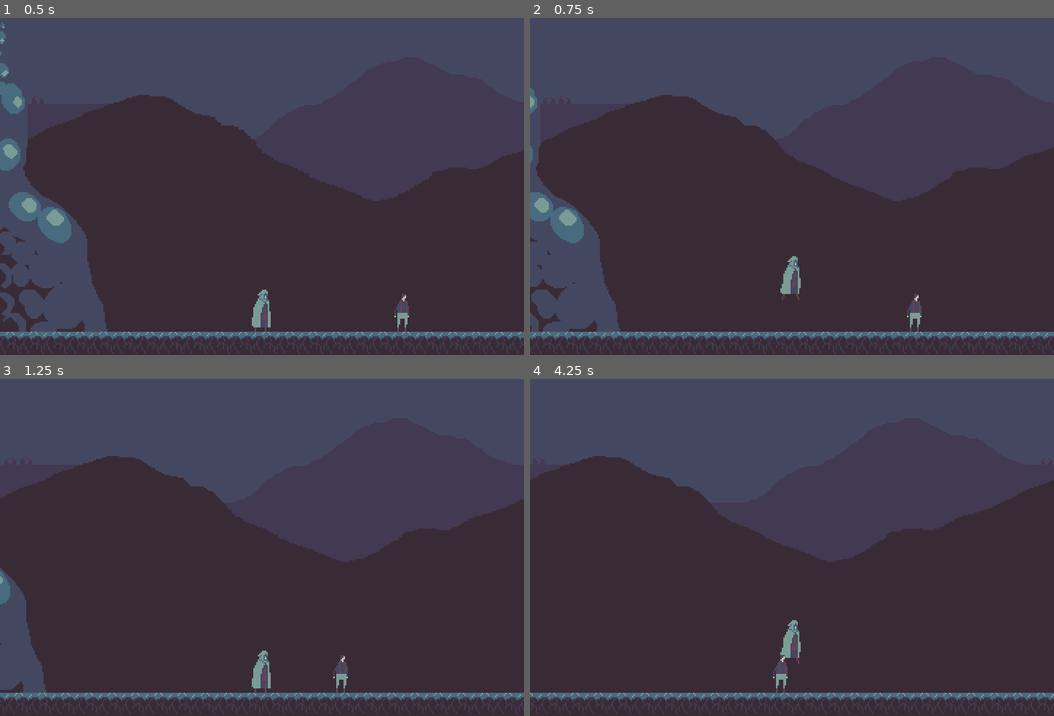
Above: before the commit, frames 1-4 (two rows, left to right).
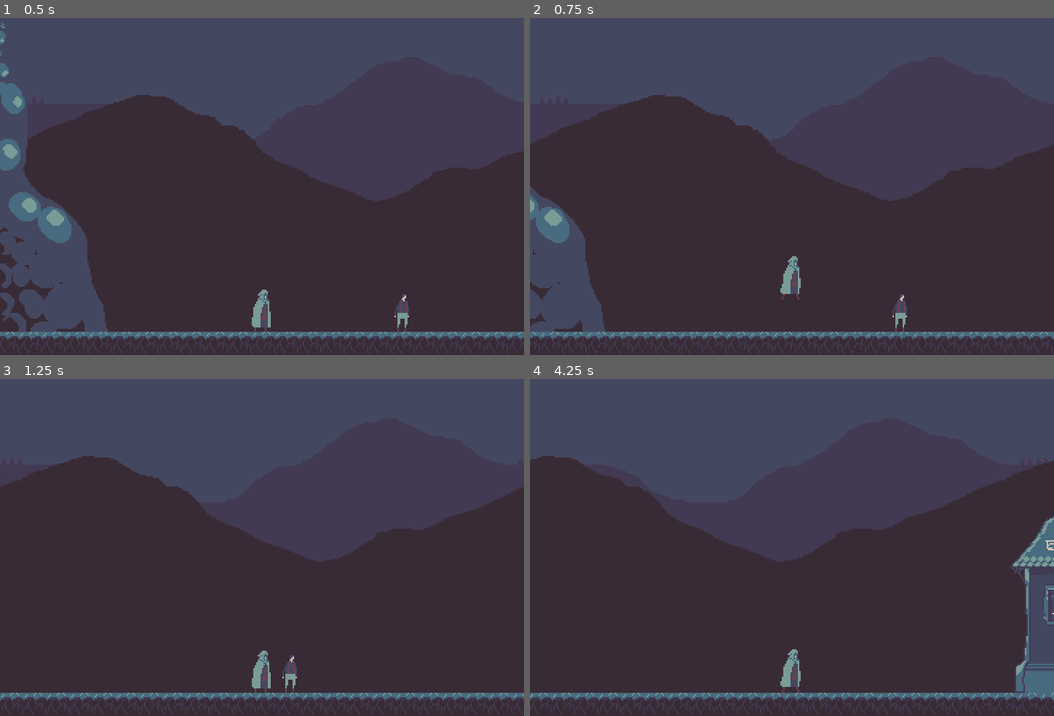
Above: after the commit, the same moments.

Repository: jadicodes/vampire-game
Game: Godot game, scene res://world/world.tscn
Same seed, same stepped clock (60 frames per second), same inputs: the game is played once before the commit and once after it.
Inputs:
- Up to frame 1 (0.5 s): no input
- Up to frame 2 (0.75 s): tap Enter (ui_accept) at 0.5 s; hold D (move_right) from 0.53 s (still down); hold Shift (sprint, bound only after the commit) from 0.53 s (still down); tap E (bite, bound only after the commit) at 0.6 s
- Up to frame 3 (1.25 s): keep holding D (move_right); keep holding Shift (sprint, bound only after the commit); tap Enter (ui_accept) at 0.77 s
- Up to frame 4 (4.25 s): release Shift (sprint, bound only after the commit) at 1.28 s; tap Shift (sprint, bound only after the commit) at 1.35, 2.85 s; tap Enter (ui_accept) at 1.52, 3.02, 3.77 s; tap E (bite, bound only after the commit) at 1.55, 2.1, 3.05, 3.6 s; release D (move_right) at 2.03 s; hold A (move_left) 2.03-2.78 s; hold Shift (sprint, bound only after the commit) 2.03-2.78 s; hold D (move_right) from 2.78 s (still down); hold Shift (sprint, bound only after the commit) from 3.53 s (still down)

Frame 1 is identical in both runs. In frame 2, 6.1% of the frame differs, in the area x 0-100%, y 20-100%; in frame 3, 7.6%; in frame 4, 12%, in the area x 0-100%, y 22-100%.

Commit message:
Allow the vampire to bite villagers. Allow the vampire to sprint

Diff:
--- a/project/project.godot
+++ b/project/project.godot
@@ -34,6 +34,22 @@
 "events": [Object(InputEventKey,"resource_local_to_scene":false,"resource_name":"","device":-1,"window_id":0,"alt_press …(192 unchanged characters)…
 ]
 }
+bite={
+"deadzone": 0.5,
+"events": [Object(InputEventKey,"resource_local_to_scene":false,"resource_name":"","device":-1,"window_id":0,"alt_pressed":false,"shift_pressed":false,"ctrl_pressed":false,"meta_pressed":false,"pressed":false,"keycode":0,"physical_keycode":69,"key_label":0,"unicode":101,"location":0,"echo":false,"script":null)
+]
+}
+sprint={
+"deadzone": 0.5,
+"events": [Object(InputEventKey,"resource_local_to_scene":false,"resource_name":"","device":-1,"window_id":0,"alt_pressed":false,"shift_pressed":false,"ctrl_pressed":false,"meta_pressed":false,"pressed":false,"keycode":0,"physical_keycode":4194325,"key_label":0,"unicode":0,"location":0,"echo":false,"script":null)
+]
+}
+
+[layer_names]
+
+2d_physics/layer_1="floor"
+2d_physics/layer_2="people"
+2d_physics/layer_3="vampire"
 
 [rendering]
 
--- /dev/null
+++ b/project/vampire/bite_detector.gd
@@ -0,0 +1,20 @@
+extends Area2D
+
+var bite_victims : Array[Villager]
+
+
+func set_bite_victim(new_victim):
+	bite_victims = new_victim
+
+
+func get_bite_victims():
+	return bite_victims
+
+
+func _on_body_entered(body: Node2D) -> void:
+	bite_victims.append(body)
+
+
+func _on_body_exited(body: Node2D) -> void:
+	bite_victims.erase(body)
+	print(bite_victims)
--- a/project/vampire/vampire.gd
+++ b/project/vampire/vampire.gd
@@ -2,22 +2,26 @@
 
 
 const SPEED = 60.0
+const SPRINT_SPEED = 110.0
 const JUMP_VELOCITY = -200.0
+
+var is_within_bite_distance
 
 
 func _physics_process(delta: float) -> void:
-	# Add the gravity.
 	if not is_on_floor():
 		velocity += get_gravity() * delta
 
-	# Handle jump.
 	if Input.is_action_just_pressed("ui_accept") and is_on_floor():
 		velocity.y = JUMP_VELOCITY
 
 	var direction := Input.get_axis("move_left", "move_right")
 	if direction:
-		velocity.x = direction * SPEED
 		$AnimatedSprite.play("walk")
+		if Input.is_action_pressed("sprint"):
+			velocity.x = direction * SPRINT_SPEED
+		else:
+			velocity.x = direction * SPEED
 	else:
 		velocity.x = move_toward(velocity.x, 0, SPEED)
 
@@ -29,4 +33,17 @@
 	if velocity.x > 0:
 		$AnimatedSprite.flip_h = false
 
+	if Input.is_action_just_pressed("bite"):
+		_determine_bite_outcome()
+
 	move_and_slide()
+
+
+func _determine_bite_outcome():
+	var bite_victims: Array[Villager] = $BiteDetector.get_bite_victims()
+	if bite_victims.size() > 1:
+		pass
+	if bite_victims.size() == 1:
+		bite_victims[0].queue_free()
+	if bite_victims.size() < 1:
+		pass
--- a/project/vampire/vampire.tscn
+++ b/project/vampire/vampire.tscn
@@ -1,8 +1,9 @@
-[gd_scene load_steps=6 format=3 uid="uid://bxxgmewybwrgh"]
+[gd_scene load_steps=8 format=3 uid="uid://bxxgmewybwrgh"]
 
 [ext_resource type="Texture2D" uid="uid://ci4b02nhb0bdo" path="res://vampire/vampire.png" id="1_72aow"]
 [ext_resource type="Script" path="res://vampire/vampire.gd" id="1_oflkd"]
 [ext_resource type="Texture2D" uid="uid://cd31r6o7o7cml" path="res://vampire/vampire_walk.png" id="3_cif74"]
+[ext_resource type="Script" path="res://vampire/bite_detector.gd" id="4_b13d6"]
 
 [sub_resource type="RectangleShape2D" id="RectangleShape2D_sol1y"]
 size = Vector2(13, 23)
@@ -29,7 +30,11 @@
 "speed": 5.0
 }]
 
+[sub_resource type="CircleShape2D" id="CircleShape2D_lpsb6"]
+radius = 11.0
+
 [node name="Vampire" type="CharacterBody2D"]
+collision_layer = 4
 script = ExtResource("1_oflkd")
 
 [node name="Collision" type="CollisionShape2D" parent="."]
@@ -39,3 +44,14 @@
 [node name="AnimatedSprite" type="AnimatedSprite2D" parent="."]
 sprite_frames = SubResource("SpriteFrames_sy0ad")
 animation = &"walk"
+
+[node name="BiteDetector" type="Area2D" parent="."]
+collision_layer = 2
+collision_mask = 2
+script = ExtResource("4_b13d6")
+
+[node name="BiteDetectorArea" type="CollisionShape2D" parent="BiteDetector"]
+shape = SubResource("CircleShape2D_lpsb6")
+
+[connection signal="body_entered" from="BiteDetector" to="BiteDetector" method="_on_body_entered"]
+[connection signal="body_exited" from="BiteDetector" to="BiteDetector" method="_on_body_exited"]
--- /dev/null
+++ b/project/villagers/villager.gd
@@ -0,0 +1,2 @@
+class_name Villager
+extends CharacterBody2D
--- a/project/villagers/villager.tscn
+++ b/project/villagers/villager.tscn
@@ -1,11 +1,14 @@
-[gd_scene load_steps=3 format=3 uid="uid://tjig4yur78lx"]
+[gd_scene load_steps=4 format=3 uid="uid://tjig4yur78lx"]
 
+[ext_resource type="Script" path="res://villagers/villager.gd" id="1_dkwud"]
 [ext_resource type="Texture2D" uid="uid://naoelqiiouy8" path="res://villagers/villager1.png" id="1_jifbl"]
 
 [sub_resource type="RectangleShape2D" id="RectangleShape2D_branf"]
 size = Vector2(10, 20)
 
 [node name="Villager" type="CharacterBody2D"]
+collision_layer = 2
+script = ExtResource("1_dkwud")
 
 [node name="Sprite" type="Sprite2D" parent="."]
 texture = ExtResource("1_jifbl")
